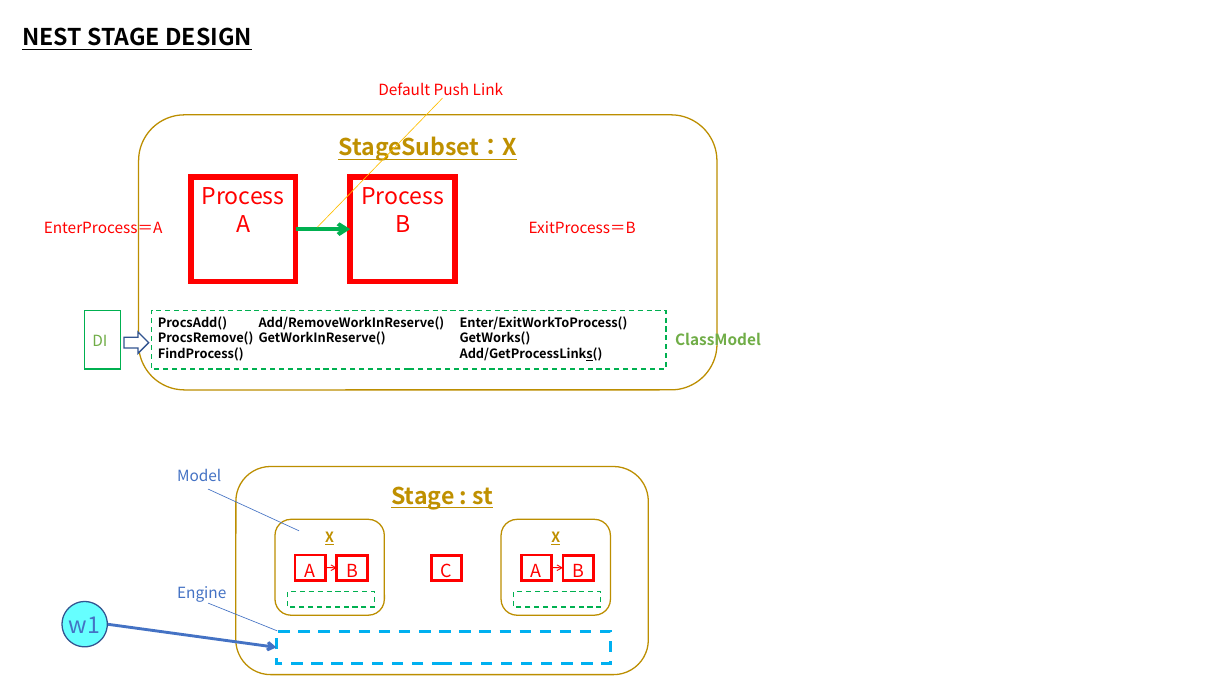
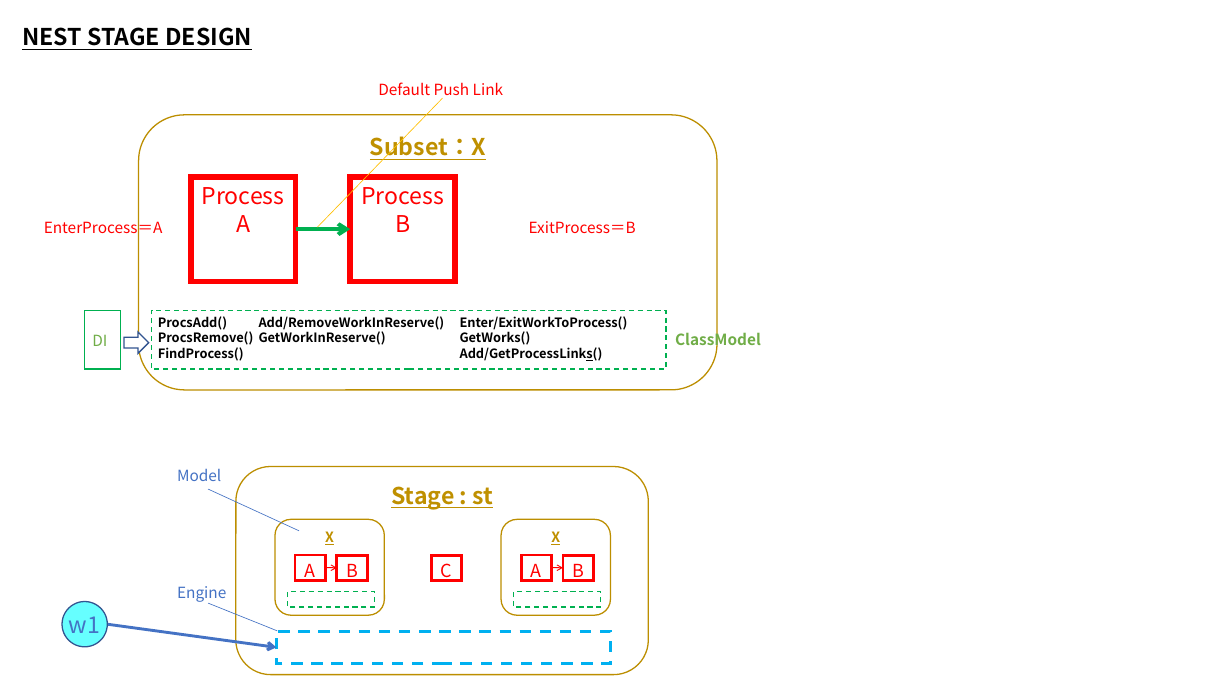
Before and after one commit to mtonosaki/Tono, a slide deck: slide 1 of TonoJit/@Doc/Jit Model Class Design.pptx. Drawn at 1232x693 pixels with LibreOffice and Linux fonts; fonts in the diff are those of the drawing. Boxes give left, top, right and bottom in pixels: in the first picture for what was removed or moved away, otherwise in the second. Text is boxed around its words. In the diff, an @@ line names an element or a change of style, - is before the commit and + after.

Commit message:
Change type from Process to Tuple<JitSubset,JitProcess> of Work.(Current/Previous/Next)Process

```diff
--- a/TonoJit/@Doc/Jit Model Class Design.pptx
+++ b/TonoJit/@Doc/Jit Model Class Design.pptx
@@ text in rounded rectangle at (370, 132, 486, 161): text changed @@
-StageSubset：X
+Subset：X
```
Also in this commit, not shown: 23 other files.
